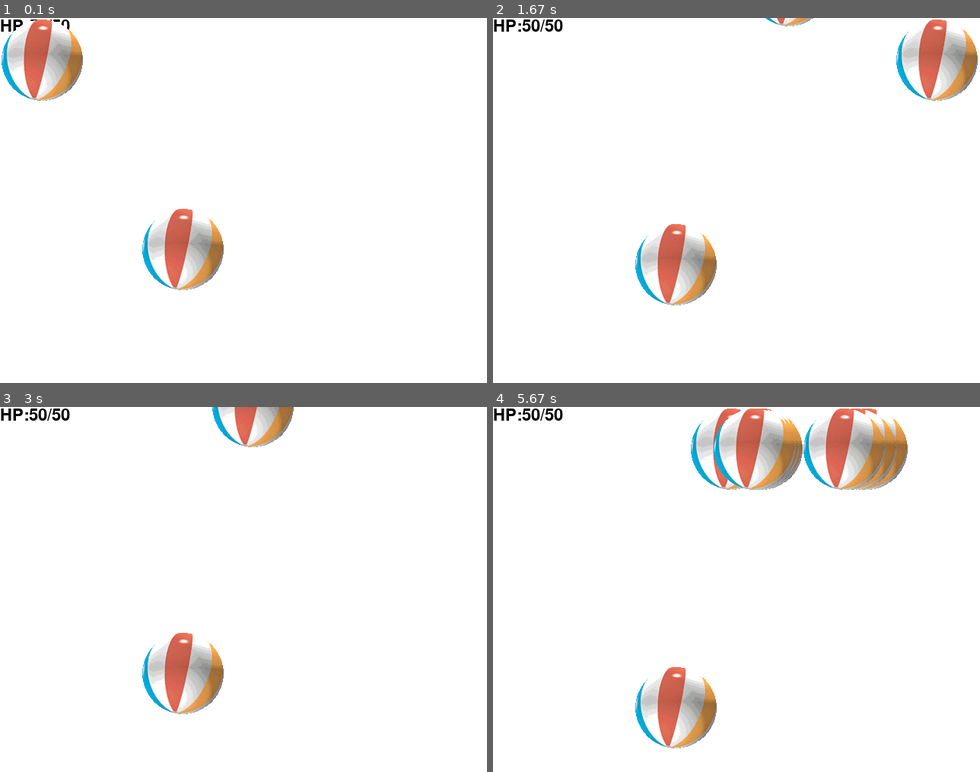
Above: before the commit, frames 1-4 (two rows, left to right).
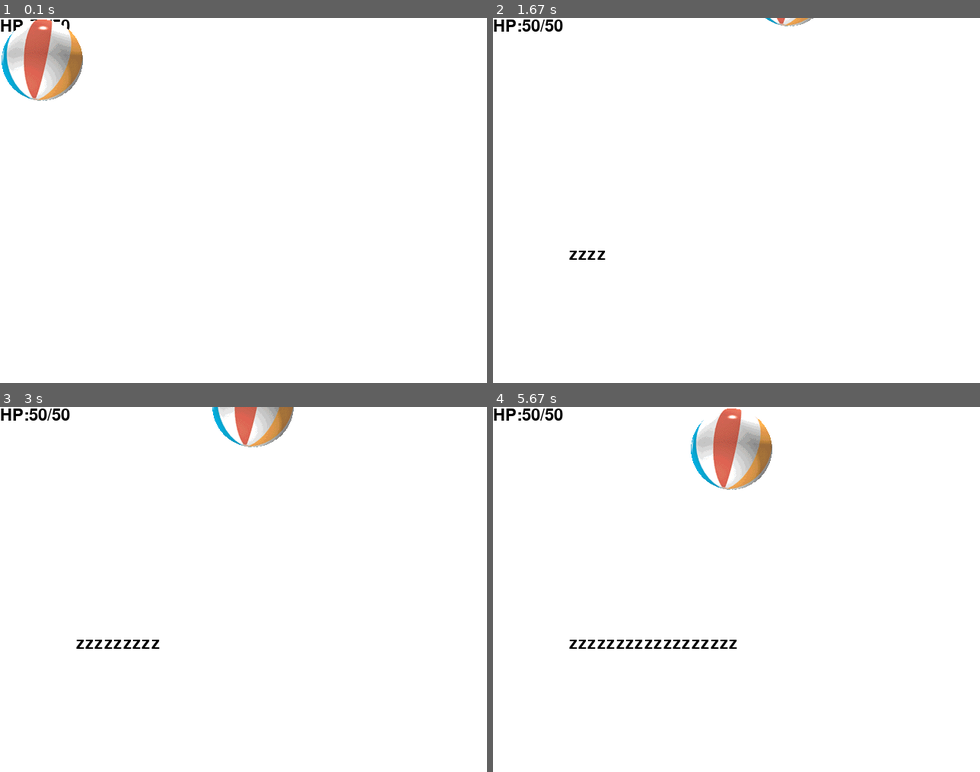
Above: after the commit, the same moments.

Repository: FLT4613/pygame-test
Game: pygame game, started from main.py
Two runs of this game, one before a commit and one after it. Both use one fixed random seed, a clock stepped at 60 frames per second and the inputs below.
Inputs:
- Up to frame 1 (0.1 s): no input
- Up to frame 2 (1.67 s): hold Z 0.33-0.8 s; hold Right 0.33-0.8 s; hold Right 0.83-1.3 s; tap Z at 0.9, 1.2, 1.4 s; hold Up 1.33-1.63 s
- Up to frame 3 (3 s): hold Right 1.67-2.13 s; tap Z at 1.73, 2.03, 2.23, 2.53, 2.8 s; hold Left 2.17-2.7 s; hold Down from 2.73 s (still down)
- Up to frame 4 (5.67 s): release Down at 3.03 s; hold Left 3.07-3.47 s; tap Z at 3.13, 3.43, 3.57, 3.97, 4.27, 4.63, 5.03, 5.33, 5.53 s; hold Up 3.5-3.87 s; hold Right 3.9-4.53 s; hold Down 4.57-4.93 s; hold Left 4.97-5.43 s; hold Right from 5.47 s (still down)

The runs differ from the first frame. In frame 1, 2.3% of the frame differs, in the area x 29-46%, y 52-75%; in frame 2, 4.7%; in frame 3, 2.5%; in frame 4, 8.9%, in the area x 15-86%, y 0-94%.

Commit message:
文字を入力するとスクリーンに表示される

Diff:
--- a/main.py
+++ b/main.py
@@ -99,15 +99,19 @@
 Explosion.containers = group
 
 player = Player()
-enemy = Enemy()
-enemy.rect.center = (240, 300)
+# enemy = Enemy()
+# enemy.rect.center = (240, 300)
 
 hp_string = pygame.font.SysFont(None, 32).render("HP:50/50", True, (0, 0, 0))
+
+words_font = pygame.font.SysFont(None, 32)
+words = []
 
 while 1:
     screen.fill((255, 255, 255))
     screen.blit(hp_string, (0, 0))
 
+    screen.blit(words_font.render(''.join(words), True, (0, 0, 0)), (100, 300))
     pressed_keys = pygame.key.get_pressed()
 
     if pressed_keys[pygame.K_LEFT]:
@@ -118,8 +122,8 @@
         player.vy = -player.speed
     if pressed_keys[pygame.K_DOWN]:
         player.vy = player.speed
-    if pressed_keys[pygame.K_z]:
-        Bullet(player.rect.center, (10, 0))
+    # if pressed_keys[pygame.K_z]:
+    #     Bullet(player.rect.center, (10, 0))
 
     for dead in pygame.sprite.groupcollide(bullets, enemies, True, False):
         print(dead.rect.center)
@@ -139,4 +143,4 @@
                 pygame.quit()
                 sys.exit()
             elif str.isalnum(event.unicode):
-                print(event.unicode)
+                words.append(event.unicode)
